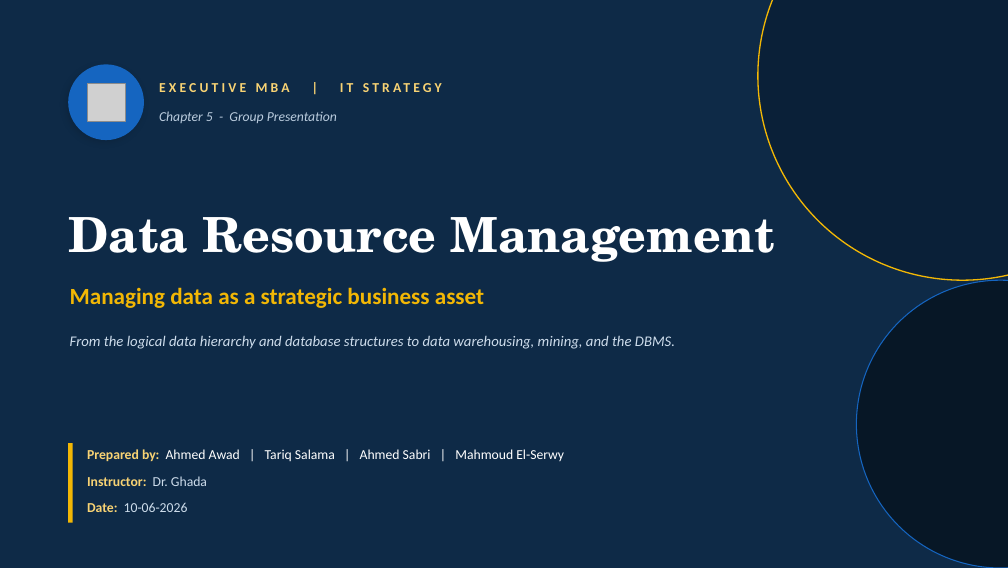
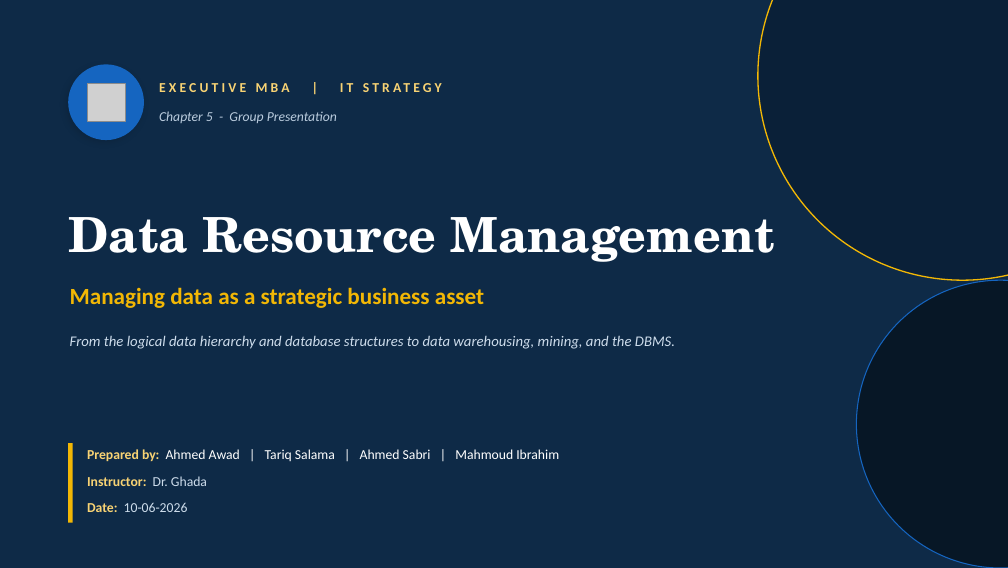
Before and after one commit to Amsamms/emba-it-strategy, a slide deck: slide 1 of downloads/Lecture2_Ch5_Data_Resource_Management.pptx. Drawn at 1008x568 pixels with LibreOffice and Linux fonts; fonts in the diff are those of the drawing; grey boxes stand for pictures. Boxes give left, top, right and bottom in pixels: in the first picture for what was removed or moved away, otherwise in the second. Text is boxed around its words. In the diff, an @@ line names an element or a change of style, - is before the commit and + after.

```diff
--- a/downloads/Lecture2_Ch5_Data_Resource_Management.pptx
+++ b/downloads/Lecture2_Ch5_Data_Resource_Management.pptx
@@ text at (x1=87, y1=449, x2=559, y2=461): text changed @@
-Prepared by: Ahmed Awad | Tariq Salama | Ahmed Sabri | Mahmoud El-Serwy
+Prepared by: Ahmed Awad | Tariq Salama | Ahmed Sabri | Mahmoud Ibrahim
```
Also in this commit, not shown: 1 other slide changed, 11 other files.
